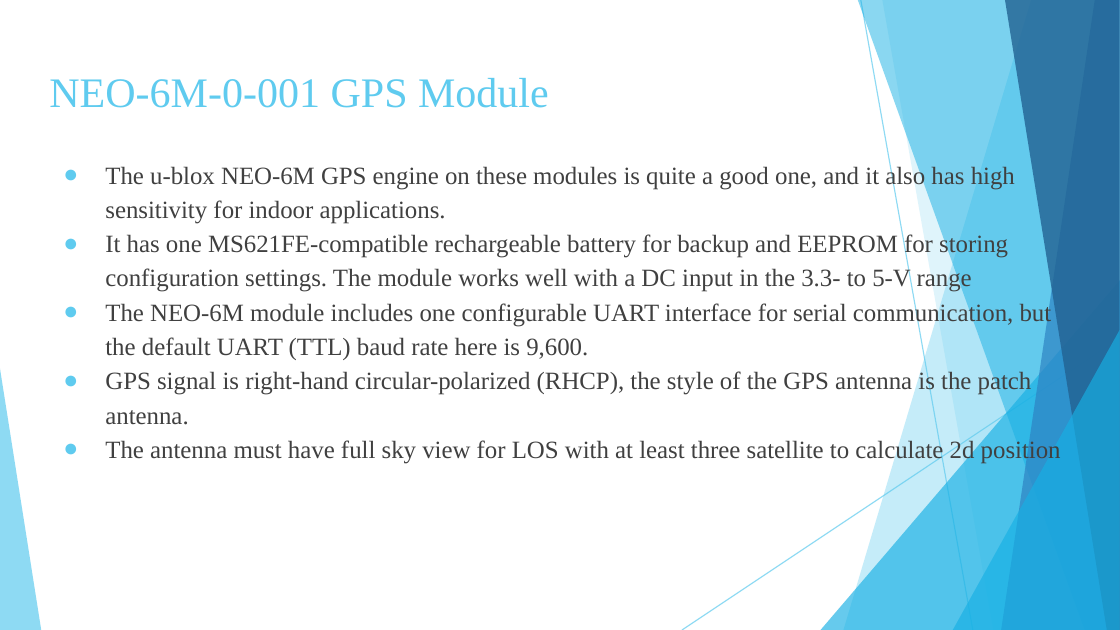
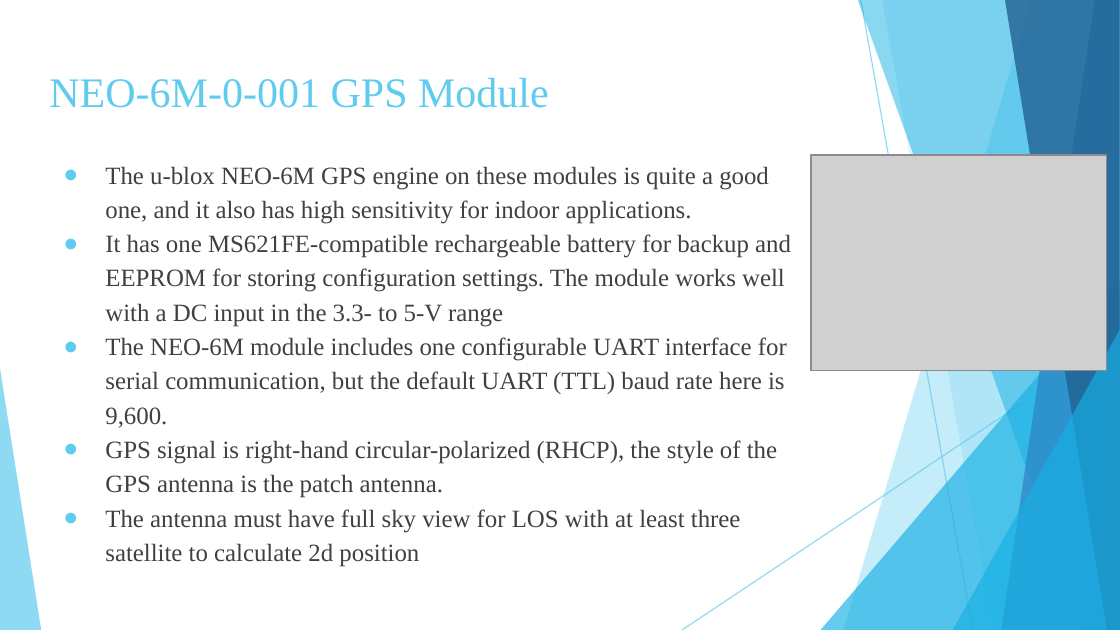
Before and after one commit to Sampanna-T/Major_Project, a slide deck: slide 20 of Doc/Major_Project.pptx (slide 21 before the commit). Drawn at 1120x630 pixels with LibreOffice and Linux fonts; fonts in the diff are those of the drawing; grey boxes stand for pictures. Boxes give left, top, right and bottom in pixels: in the first picture for what was removed or moved away, otherwise in the second. Text is boxed around its words. In the diff, an @@ line names an element or a change of style, - is before the commit and + after.

```diff
--- a/Doc/Major_Project.pptx
+++ b/Doc/Major_Project.pptx
@@ text "The u-blox NEO-6M GPS engine ..." rewrapped from (105, 164, 1061, 464) to (105, 166, 791, 567) @@
@@ picture added at (811, 155, 1107, 371) @@
```
Also in this commit, not shown: 14 other slides changed, 5 slides removed, 1 other file.
